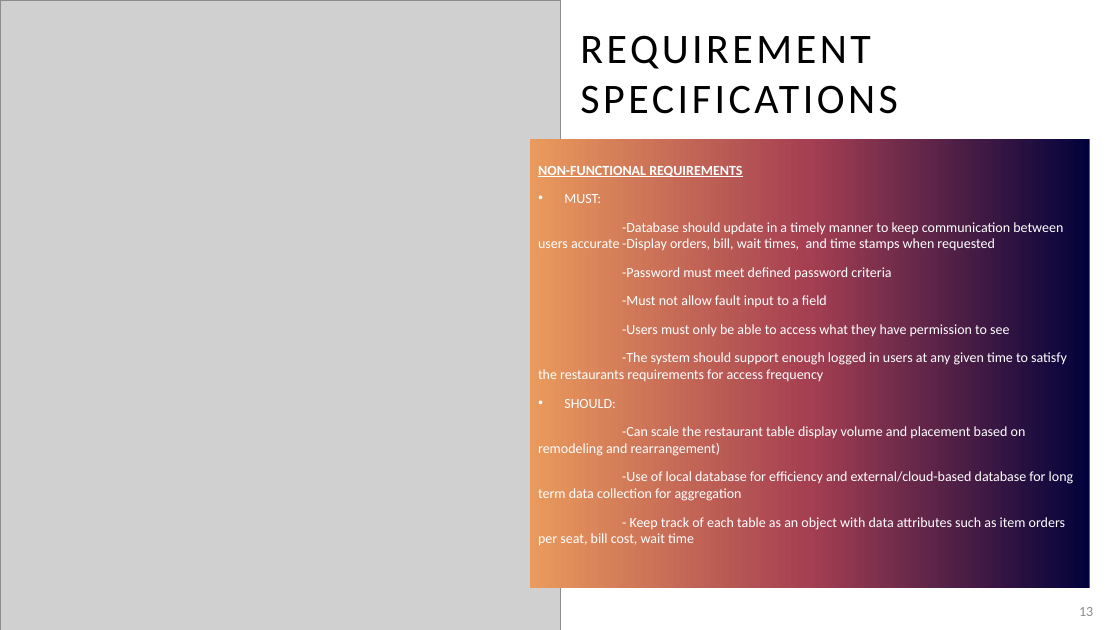
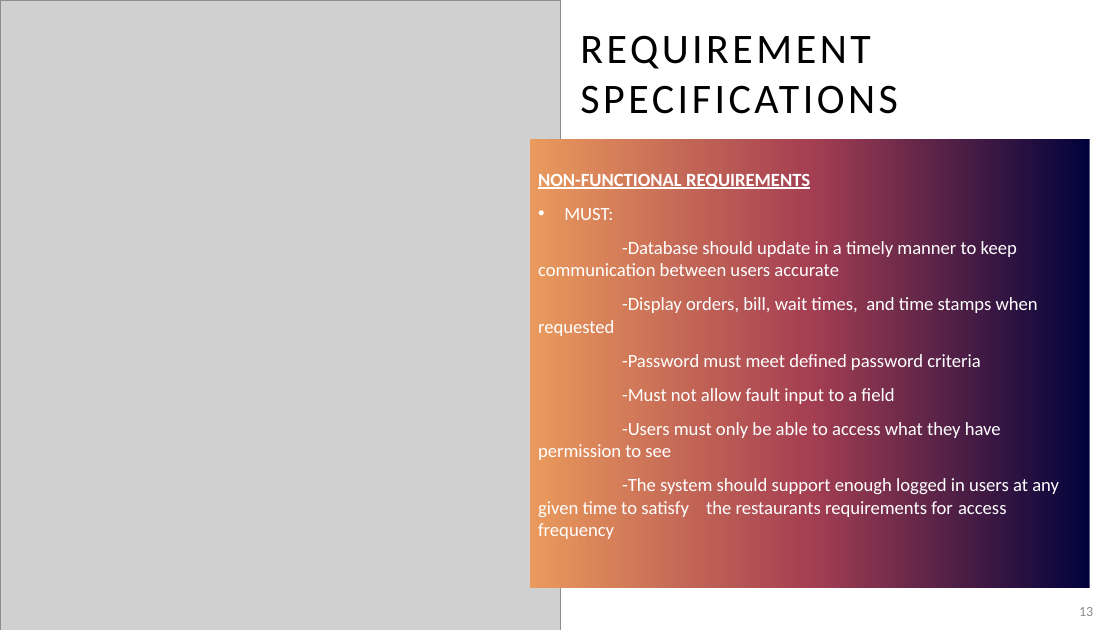
Before and after one commit to KL-3/CentRes, a slide deck: slide 13 of CentRes.pptx. Drawn at 1120x630 pixels with LibreOffice and Linux fonts; fonts in the diff are those of the drawing; grey boxes stand for pictures. Boxes give left, top, right and bottom in pixels: in the first picture for what was removed or moved away, otherwise in the second. Text is boxed around its words. In the diff, an @@ line names an element or a change of style, - is before the commit and + after.

Commit message:
First draft, final update.
Changed font to be uniform.

```diff
--- a/CentRes.pptx
+++ b/CentRes.pptx
@@ text at [538,170,1059,539]: size 12 to 16 pt in "NON-FUNCTIONAL REQUIREMENTS", "MUST:", "-Password must meet defined password criteria", "-Must not allow fault input to a ..." and 2 more places @@
@@ text at [538,241,1038,313]: text changed; size 12 to 16 pt @@
--Database should update in a timely manner to keep communication between users accurate -Display orders, bill, wait times, and time stamps when requested
+-Database should update in a timely manner to keep communication between users accurate
+-Display orders, bill, wait times, and time stamps when requested
@@ text at [538,399,1074,545]: paragraphs removed @@
-• SHOULD:
--Can scale the restaurant table display volume and placement based on remodeling and rearrangement)
--Use of local database for efficiency and external/cloud-based database for long term data collection for aggregation
-- Keep track of each table as an object with data attributes such as item orders per seat, bill cost, wait time
```
Also in this commit, not shown: 15 other slides changed, 2 slides added.
